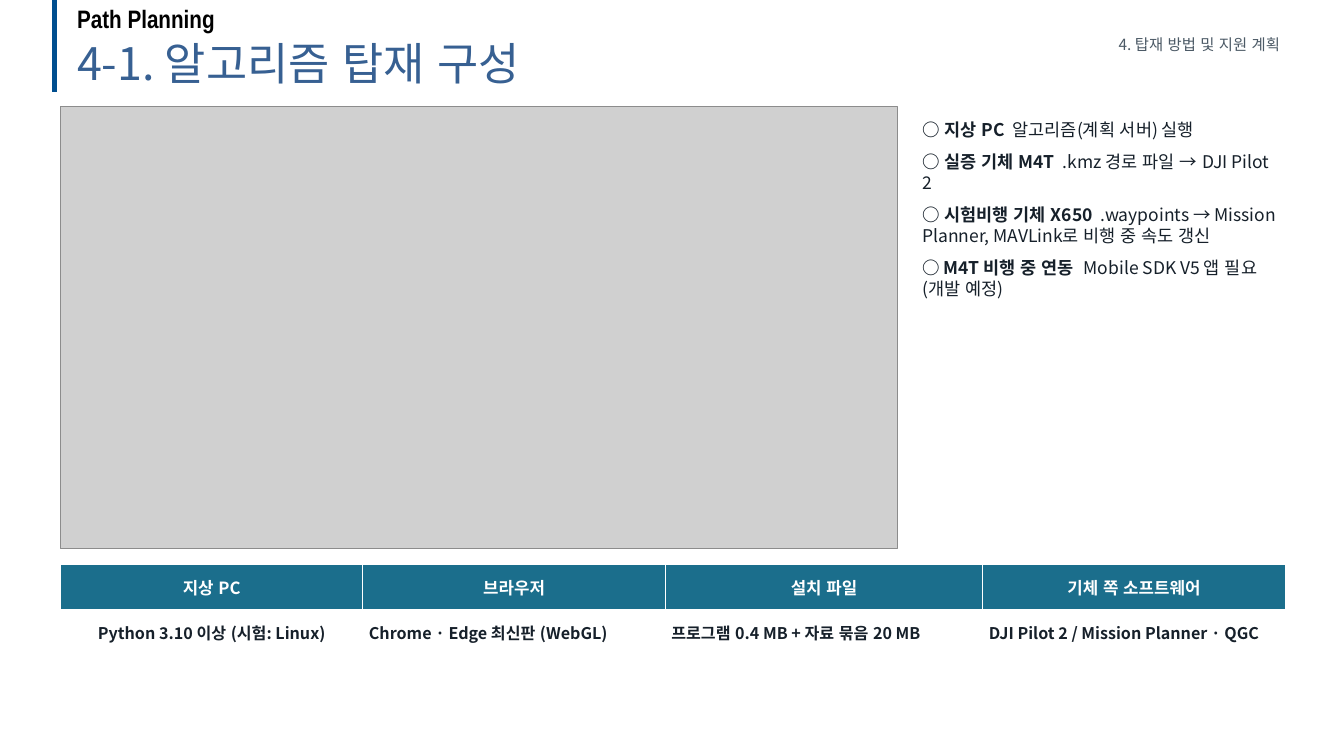
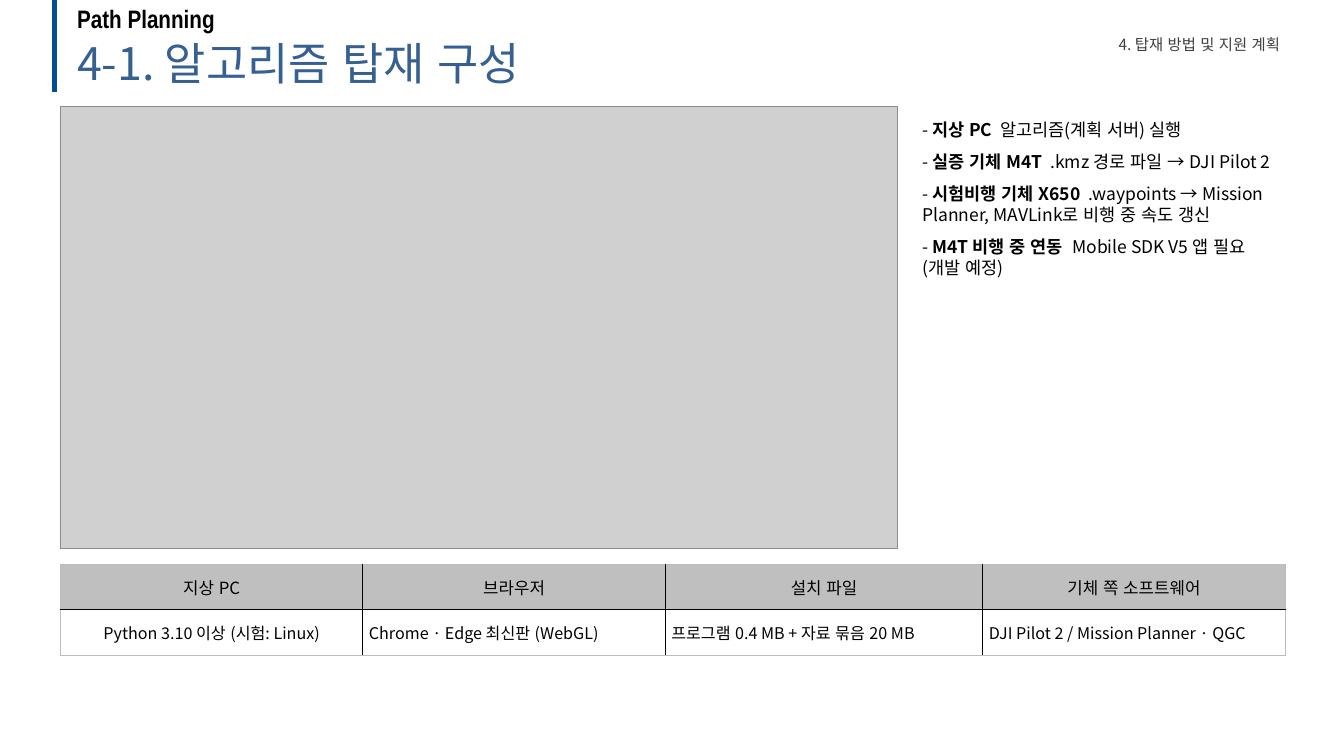
Before and after one commit to dnfl5345/Drone_path_opt, a slide deck: slide 17 of docs/drone_soc_business_talk.pptx. Drawn at 1344x756 pixels with LibreOffice and Linux fonts; fonts in the diff are those of the drawing; grey boxes stand for pictures; background and template pictures are left out. Boxes give left, top, right and bottom in pixels: in the first picture for what was removed or moved away, otherwise in the second. Text is boxed around its words. In the diff, an @@ line names an element or a change of style, - is before the commit and + after.

```diff
--- a/docs/drone_soc_business_talk.pptx
+++ b/docs/drone_soc_business_talk.pptx
@@ text "4. 탑재 방법 및 지원 ..." at (x1=1119, y1=37, x2=1280, y2=51): text colour #4C5A66 to #404040 @@
@@ text at (x1=922, y1=121, x2=1271, y2=278): text changed; text colour #16202A to #000000 @@
-○ 지상 PC 알고리즘(계획 서버) 실행
-○ 실증 기체 M4T .kmz 경로 파일 → DJI Pilot 2
-○ 시험비행 기체 X650 .waypoints → Mission Planner, MAVLink로 비행 중 속도 갱신
-○ M4T 비행 중 연동 Mobile SDK V5 앱 필요 (개발 예정)
+- 지상 PC 알고리즘(계획 서버) 실행
+- 실증 기체 M4T .kmz 경로 파일 → DJI Pilot 2
+- 시험비행 기체 X650 .waypoints → Mission Planner, MAVLink로 비행 중 속도 갱신
+- M4T 비행 중 연동 Mobile SDK V5 앱 필요 (개발 예정)
@@ table at (x1=60, y1=565, x2=1286, y2=655) @@
@@ fill #1B6E8C to #BFBFBF in row 1 @@
@@ text colour #FFFFFF to #000000 in "지상 PC", "브라우저", "설치 파일", "기체 쪽 소프트웨어" @@
@@ bold off @@
@@ text colour #16202A to #000000 in "Python 3.10 이상 (시험: Linux)", "Chrome · Edge 최신판 (WebGL)", "프로그램 0.4 MB + 자료 묶음 20 ...", "DJI Pilot 2 / Mission Planner · ..." @@
@@ borders changed @@
```
Also in this commit, not shown: 21 other slides changed, 10 other files.
